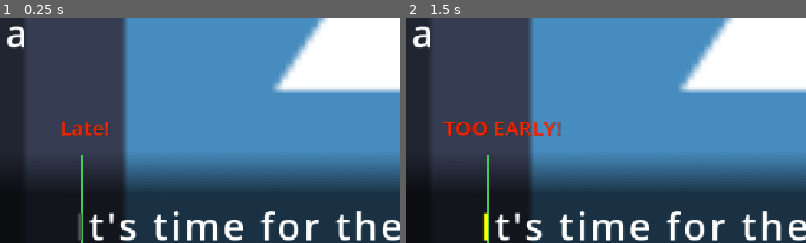
Above: before the commit, frames 1-2 (left to right).
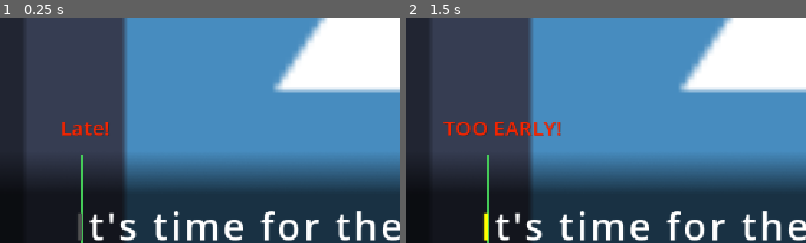
Above: after the commit, the same moments.

Repository: Ransomwave/RhythmType
Game: Godot game, scene res://scenes/song-play/song-play.tscn
Same seed, same stepped clock (60 frames per second), same inputs: the game is played once before the commit and once after it. The engine's default icon, where the game draws it, is replaced by a stand-in: a white triangle on a blue panel in a dark square. Sound files missing from this copy of the repository are replaced by a short silence.
Inputs:
- Up to frame 1 (0.25 s): no input
- Up to frame 2 (1.5 s): tap Enter at 0.5 s; tap Space at 1.25 s
The pictures show only the part of the screen within x 0-50%, y 37-87%; the shares and areas given below are measured in that part.

The runs differ from the first frame. In frame 1, 0.3% of the frame differs, in the area x 1-6%, y 3-14%; in frame 2, 0.3%.

Commit message:
fix: refine comments for clarity in song play scripts

Diff:
--- a/scenes/song-play/song-play.tscn
+++ b/scenes/song-play/song-play.tscn
@@ -119,8 +119,6 @@
 offset_right = 40.0
 offset_bottom = 297.0
 theme_override_font_sizes/normal_font_size = 55
-text = "a
-"
 fit_content = true
 autowrap_mode = 0
 vertical_alignment = 1
--- a/scenes/song-play/song_play.gd
+++ b/scenes/song-play/song_play.gd
@@ -139,7 +139,7 @@
 			"start_index": parsed["start_index"]
 		})
 
-		# Build key targets based on the parsed data
+		# Build glyph key targets based on the parsed data
 		for target_index in parsed["targets"]:
 			var glyph_index = parsed["start_index"] + target_index
 			key_targets.append({
@@ -170,6 +170,7 @@
 				print("Letter '%s' is a target!" % letter)
 				new_letter_node.add_theme_color_override("default_color", Color.from_rgba8(80, 80, 80))
 
+# After all letters are created, we can calculate the offsets for each word based on the position of their first letter
 func build_word_offsets() -> void:
 	word_offsets.clear()
 	for entry in chart_entries:
